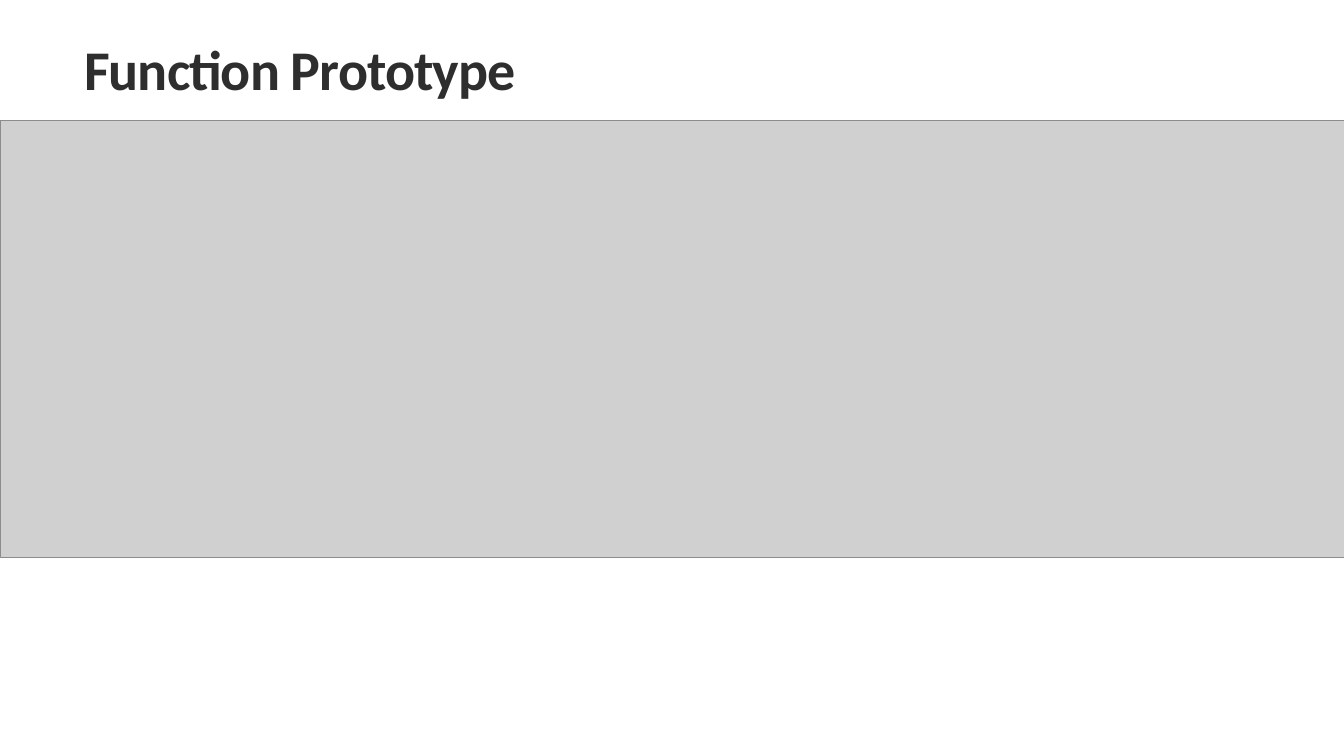
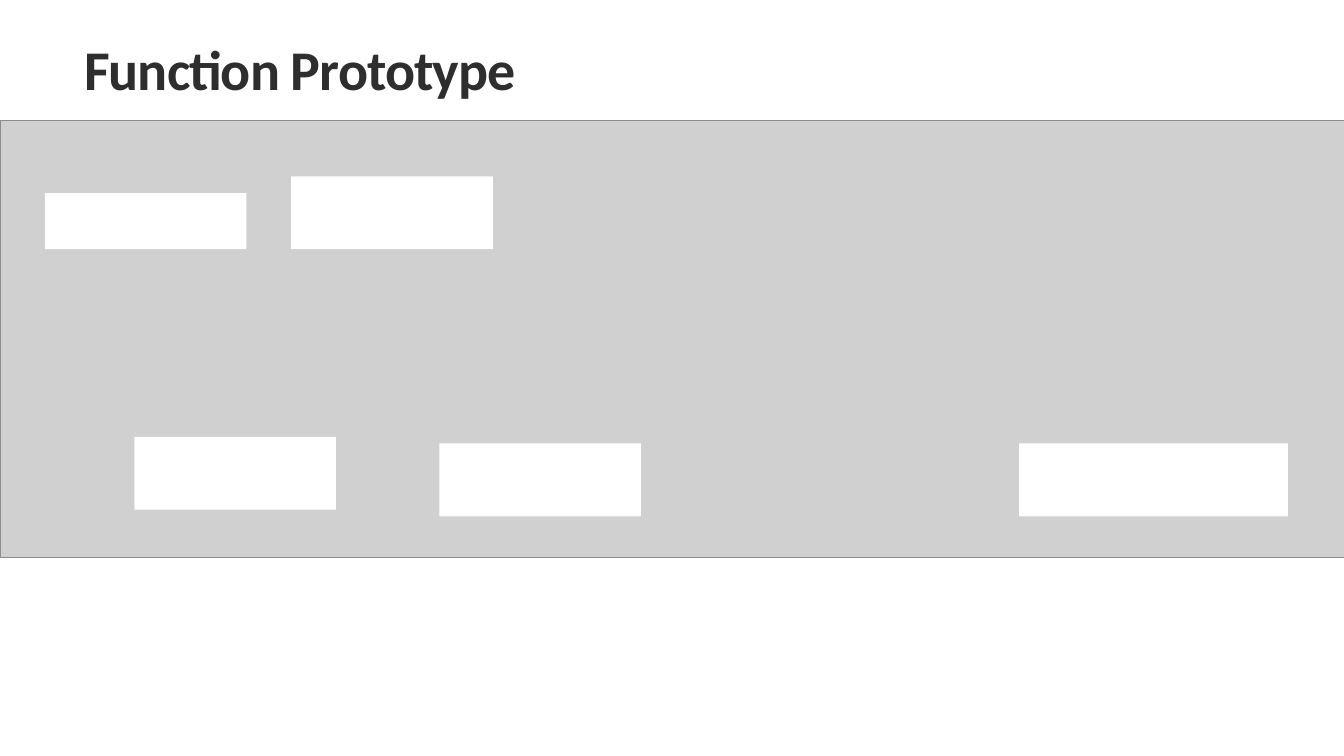
Before and after one commit to UKhayam/Programming-Fundamentals, a slide deck: slide 5 of PF-Lecture-08.pptx. Drawn at 1344x756 pixels with LibreOffice and Linux fonts; fonts in the diff are those of the drawing; grey boxes stand for pictures. Boxes give left, top, right and bottom in pixels: in the first picture for what was removed or moved away, otherwise in the second. Text is boxed around its words. In the diff, an @@ line names an element or a change of style, - is before the commit and + after.

```diff
--- a/PF-Lecture-08.pptx
+++ b/PF-Lecture-08.pptx
@@ rectangle added at box(291, 176, 493, 249), fill #FFFFFF @@
@@ rectangle added at box(45, 194, 247, 249), fill #FFFFFF @@
@@ rectangle added at box(134, 437, 336, 509), fill #FFFFFF @@
@@ rectangle added at box(439, 444, 641, 516), fill #FFFFFF @@
@@ rectangle added at box(1019, 444, 1288, 516), fill #FFFFFF @@
```
Also in this commit, not shown: 4 other slides changed, 6 slides added.
